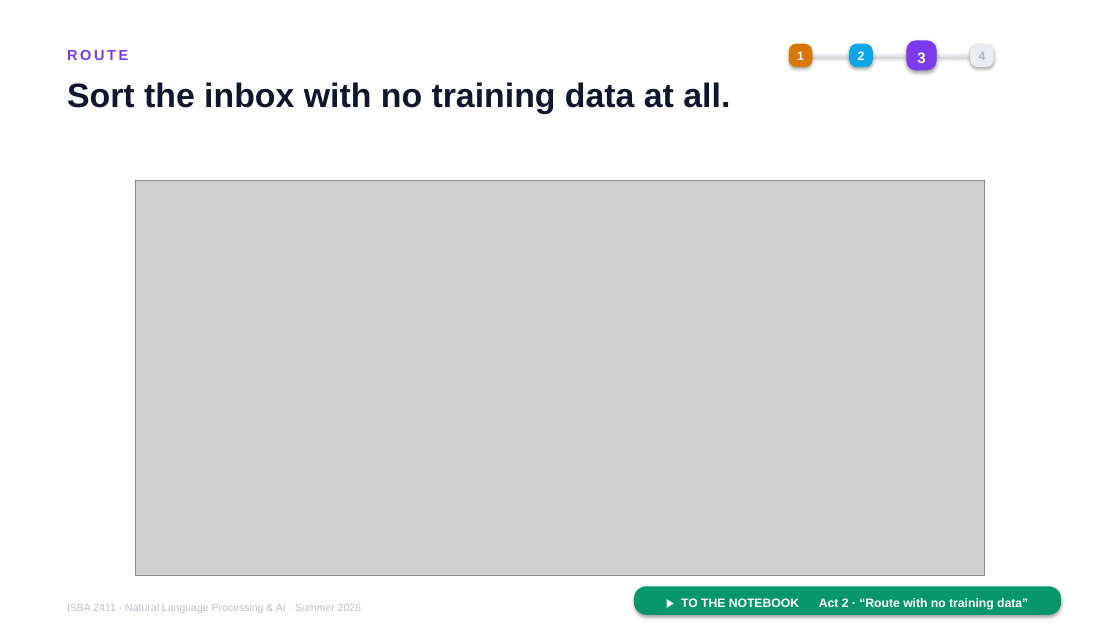
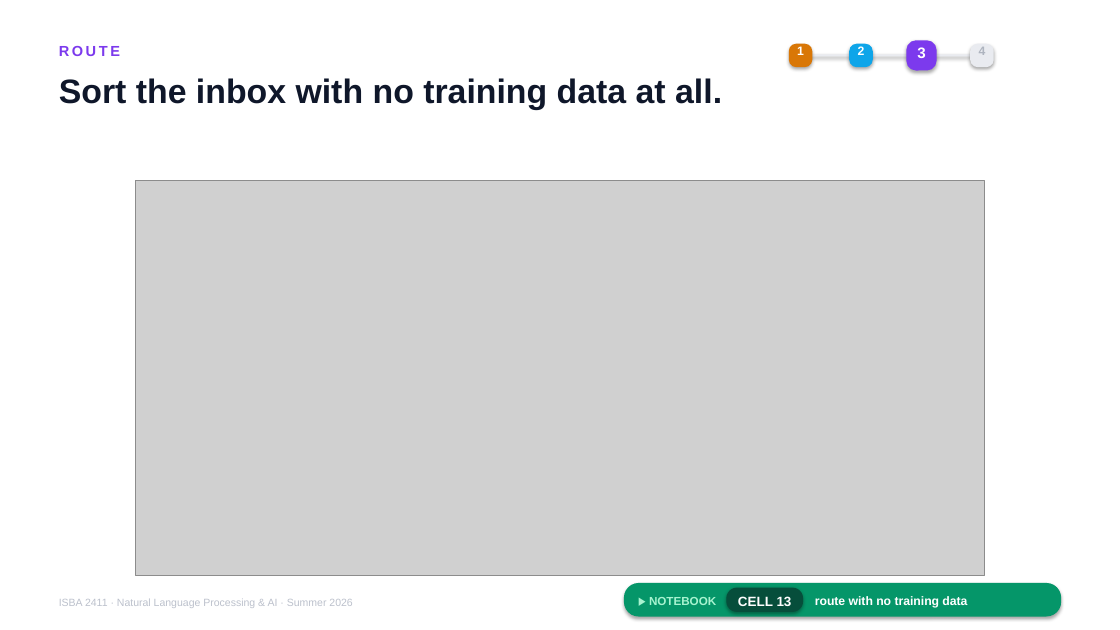
Before and after one commit to JulesMalin/isba2411-nlp, a slide deck: slide 15 of Week 7/L13_Support_Copilot.pptx. Drawn at 1120x630 pixels with LibreOffice and Linux fonts; fonts in the diff are those of the drawing; grey boxes stand for pictures. Boxes give left, top, right and bottom in pixels: in the first picture for what was removed or moved away, otherwise in the second. Text is boxed around its words. In the diff, an @@ line names an element or a change of style, - is before the commit and + after.

```diff
--- a/Week 7/L13_Support_Copilot.pptx
+++ b/Week 7/L13_Support_Copilot.pptx
@@ 7 texts: place and size @@
-7 texts at (67, 50, 986, 613)
+7 texts at (59, 46, 986, 608)
@@ rounded rectangle: place and size @@
-rounded rectangle at (634, 586, 1062, 615)
+rounded rectangle at (624, 583, 1062, 617)
@@ text added at (649, 597, 716, 605), 10 pt, text #A7F3D0, bold @@
+▶ NOTEBOOK
@@ rounded rectangle added at (727, 588, 803, 613), fill #064E3B @@
@@ text added at (738, 596, 792, 606), 11.5 pt, text #FFFFFF, bold @@
+CELL 13
@@ text at (815, 596, 967, 608): text changed @@
-▶ TO THE NOTEBOOK Act 2 · “Route with no training data”
+route with no training data
```
Also in this commit, not shown: 16 other slides changed.
